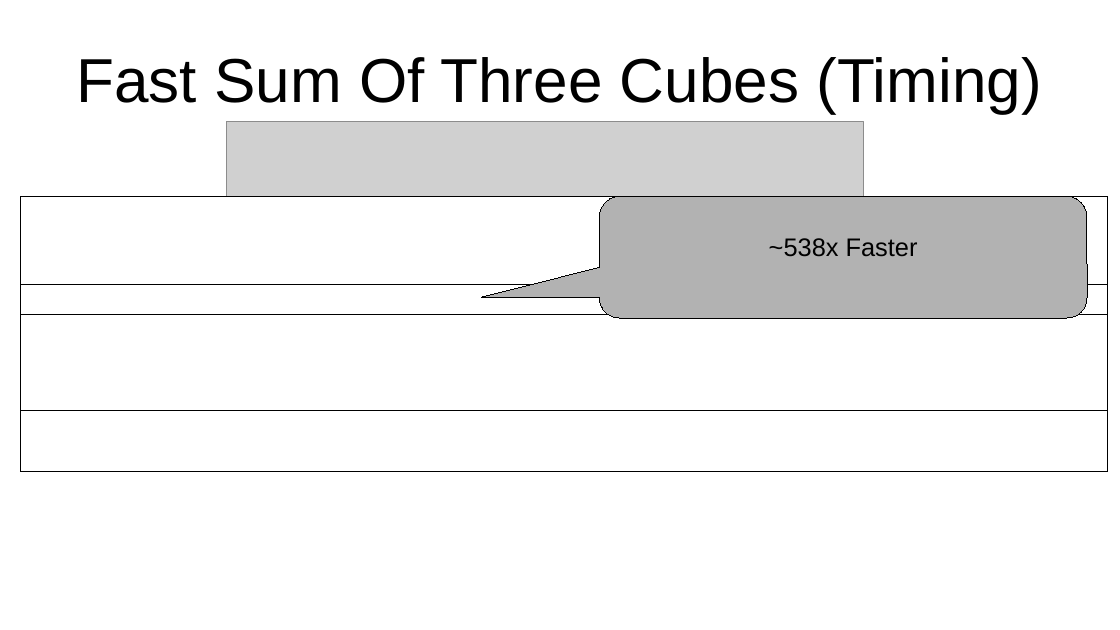
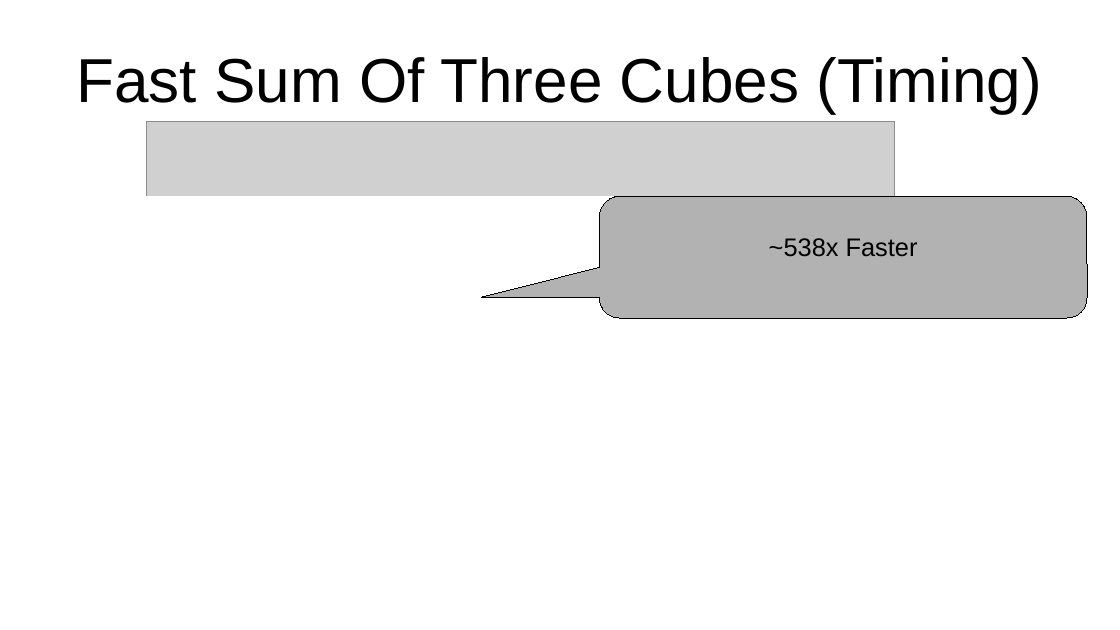
Before and after one commit to connor-makowski/pycelerator, a slide deck: slide 18 of pycelerator.odp. Drawn at 1120x630 pixels with LibreOffice and Linux fonts; fonts in the diff are those of the drawing; grey boxes stand for pictures. Boxes give left, top, right and bottom in pixels: in the first picture for what was removed or moved away, otherwise in the second. Text is boxed around its words. In the diff, an @@ line names an element or a change of style, - is before the commit and + after.

```diff
--- a/pycelerator.odp
+++ b/pycelerator.odp
@@ picture: place and size @@
-picture at bbox=[227, 122, 864, 437]
+picture at bbox=[146, 122, 895, 437]
@@ outline #000000 0 pt to #FFFFFF 0 pt in 4 elements at bbox=[20, 196, 1108, 285], bbox=[20, 285, 1108, 315], bbox=[20, 315, 1108, 411], bbox=[20, 411, 1108, 472] @@
```
Also in this commit, not shown: 12 other slides changed, 1 other file.
